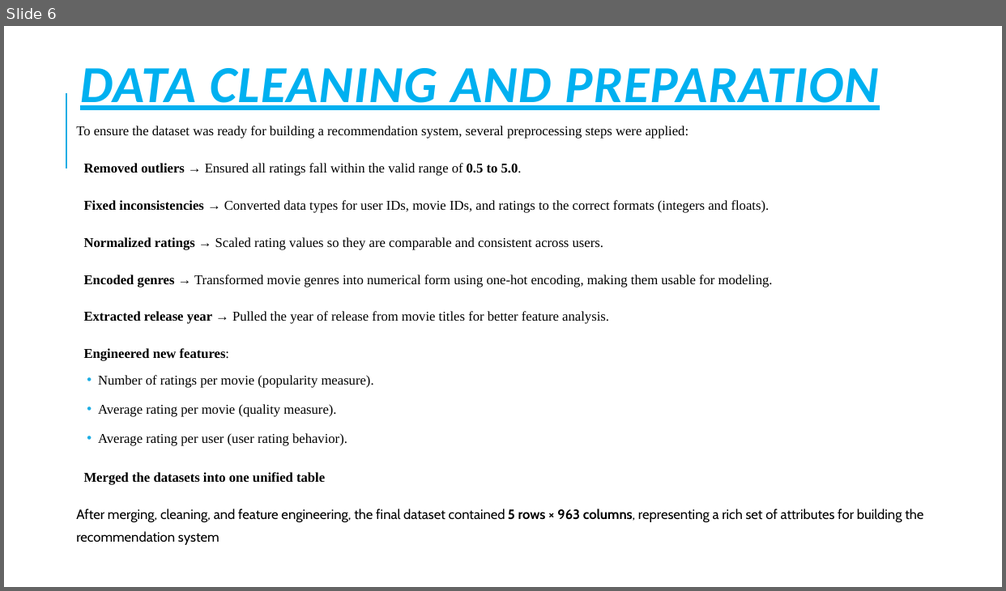
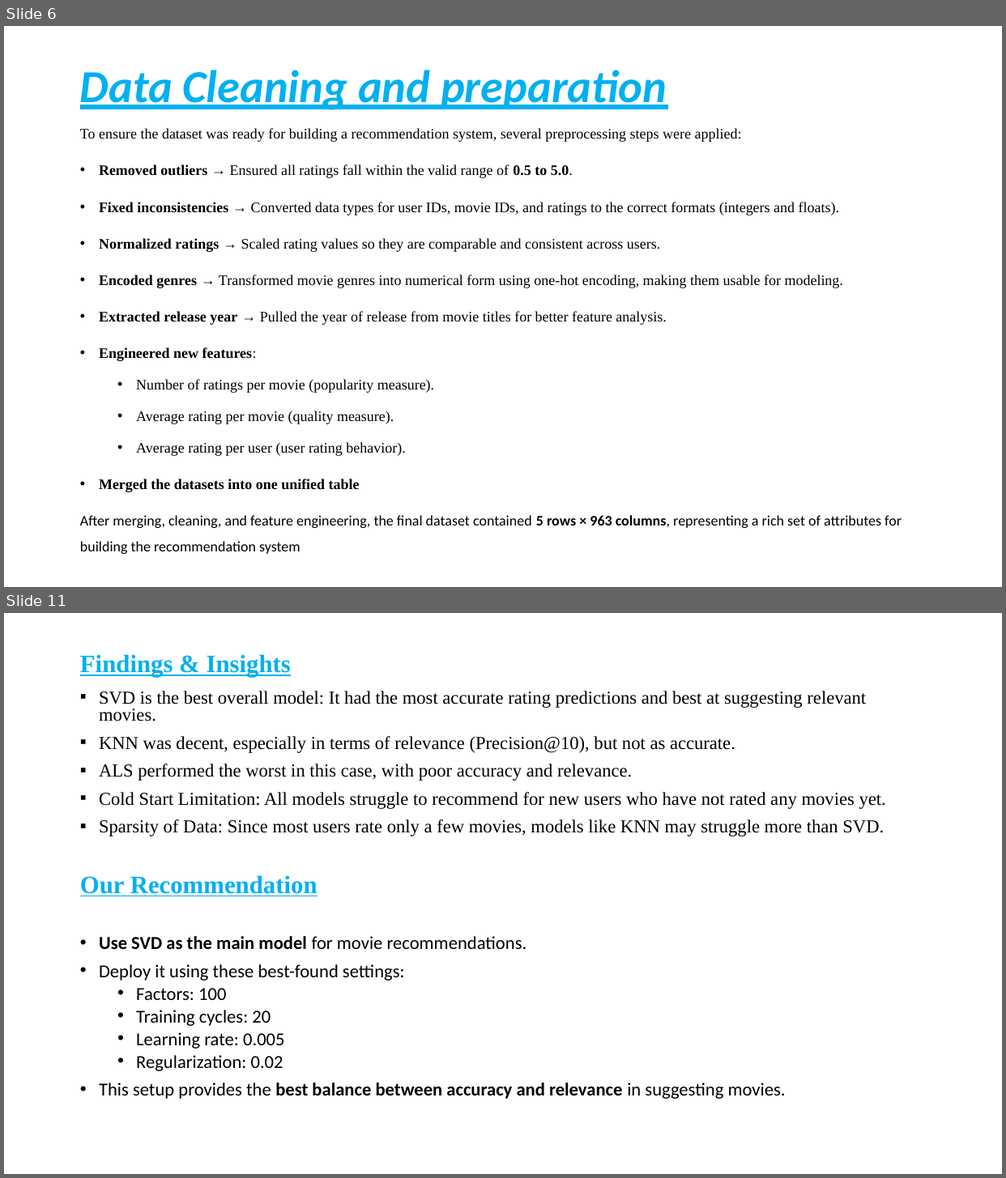
Before and after one commit to H-Rumenya/Group_2_P4_Project, a slide deck: Non-Technical Presentation.pptx. Shown one above the other, each under a label of ours: slide 6 before the commit, slides 6 and 11 after it; the slides between them are not shown. The pictures are 1006x591 and 1006x1178 pixels, drawn with LibreOffice and Linux fonts; fonts in the diff are those of the drawing. Boxes give left, top, right and bottom in pixels: in the first picture for what was removed or moved away, otherwise in the second. Text is boxed around its words. In the diff, an @@ line names an element or a change of style, - is before the commit and + after.

```diff
--- a/Non-Technical Presentation.pptx
+++ b/Non-Technical Presentation.pptx
@@ slide 11 added at [4, 613, 1002, 1174], background #FFFFFF @@
@@ title added at [80, 654, 291, 677], 24 pt, text #00B0F0, bold, underline @@
+Findings & Insights
@@ text added at [80, 691, 886, 1099], 17.6 pt, text #000000 @@
+▪ SVD is the best overall model: It had the most accurate rating predictions and best at suggesting relevant movies.
+▪ KNN was decent, especially in terms of relevance (Precision@10), but not as accurate.
+▪ ALS performed the worst in this case, with poor accuracy and relevance.
+▪ Cold Start Limitation: All models struggle to recommend for new users who have not rated any movies yet.
+▪ Sparsity of Data: Since most users rate only a few movies, models like KNN may struggle more than SVD.
+Our Recommendation
+• Use SVD as the main model for movie recommendations.
+• Deploy it using these best-found settings:
+  • Factors: 100
+  • Training cycles: 20
+  • Learning rate: 0.005
+  • Regularization: 0.02
+• This setup provides the best balance between accuracy and relevance in suggesting movies.
@@ slide 6 changed as well @@
@@ title at [80, 70, 667, 110]: text changed; size 50 to 44 pt @@
-DATA CLEANING AND PREPARATION
+Data Cleaning and preparation
@@ line removed from (66, 169) to (66, 93) @@
@@ text "To ensure the dataset was ..." at [80, 128, 901, 554]: size 12.9 to 14 pt; font Cabin to Calibri in "After merging, cleaning, and feature engineering, the ..."; line spacing 1.4 to 1.5; less space between paragraphs; bullet   to •; indent changed @@
```
Also in this commit, not shown: 6 other slides changed, 3 other slides added, 1 slide removed.
